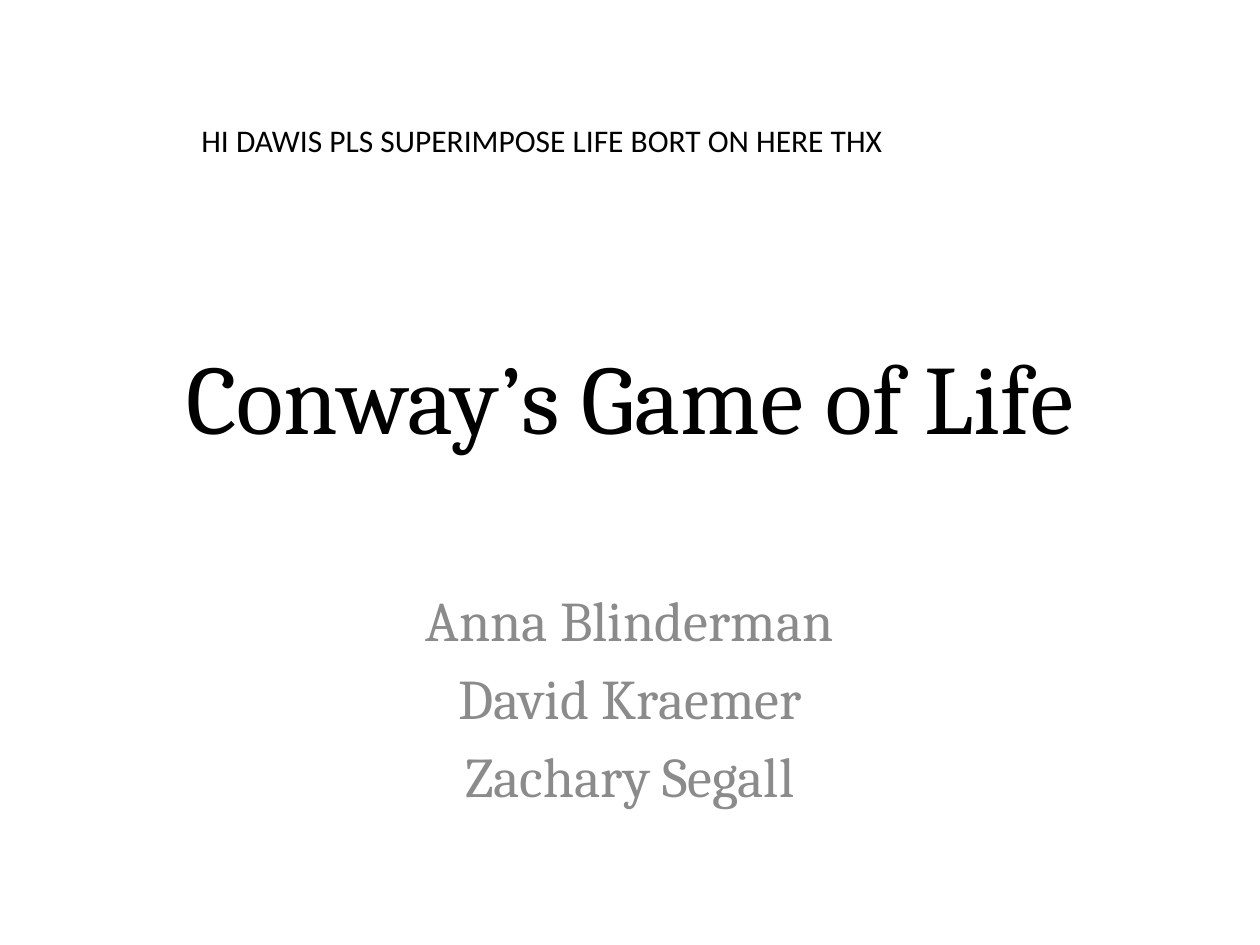
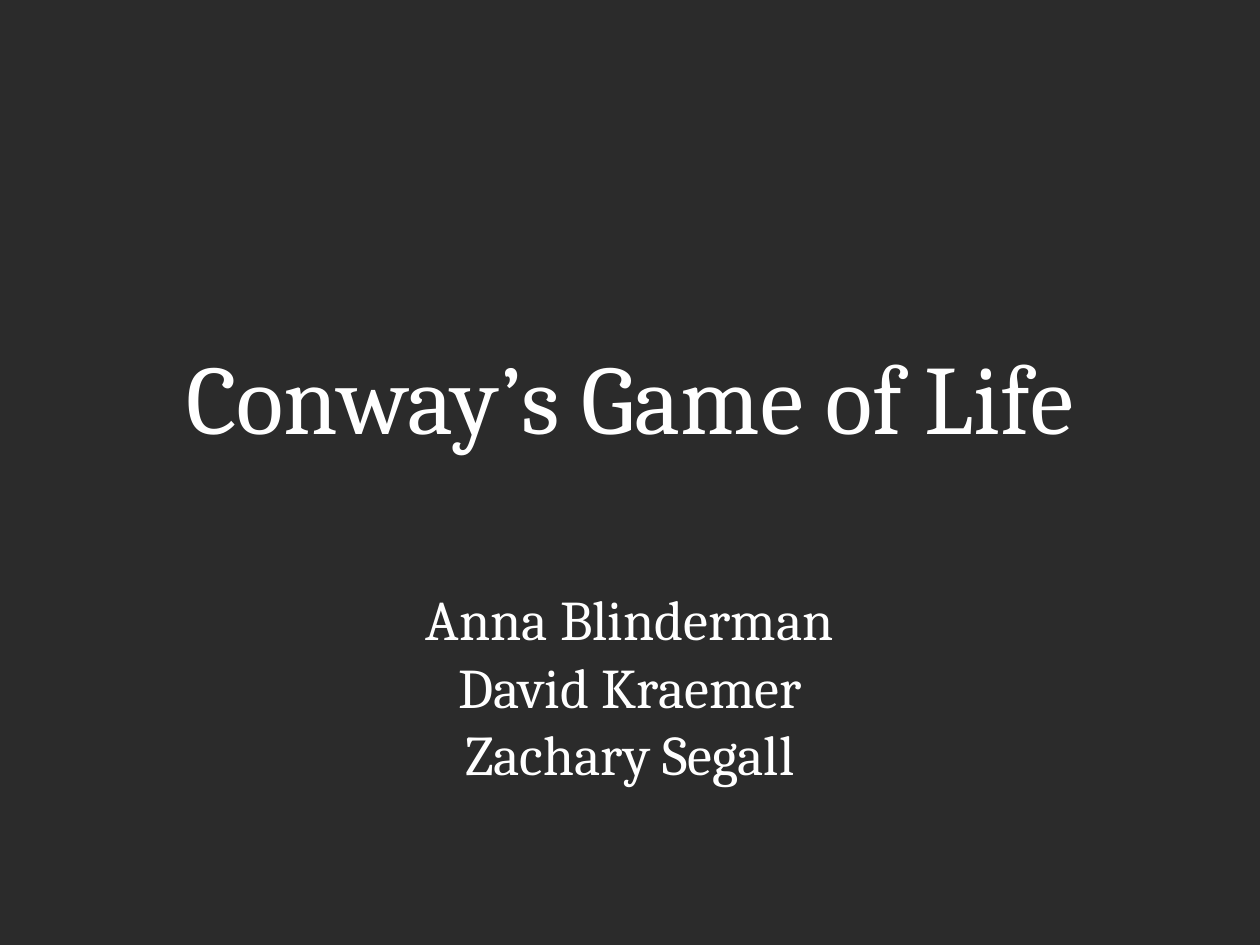
Before and after one commit to blinderm/game-of-life, a slide deck: slide 1 of presentation/CSC213_presentation.pptx. Drawn at 1260x945 pixels with LibreOffice and Linux fonts; fonts in the diff are those of the drawing; background and template pictures are left out; a plain dark background stands for a picture behind light text. Boxes give left, top, right and bottom in pixels: in the first picture for what was removed or moved away, otherwise in the second. Text is boxed around its words. In the diff, an @@ line names an element or a change of style, - is before the commit and + after.

Commit message:
[David] Some images and plots to the presentation.

```diff
--- a/presentation/CSC213_presentation.pptx
+++ b/presentation/CSC213_presentation.pptx
@@ background #FFFFFF to picture (left out) @@
@@ text removed at [201,131,882,153] @@
-HI DAWIS PLS SUPERIMPOSE LIFE BORT ON HERE THX
@@ text "Conway’s Game of Life" at [186,364,1074,454]: text colour #000000 to #FFFFFF @@
@@ text "Anna Blinderman" at [426,601,833,788]: text colour #8C8C8C to #FFFFFF; less space between paragraphs @@
```
Also in this commit, not shown: 7 other slides changed, 3 other files.
